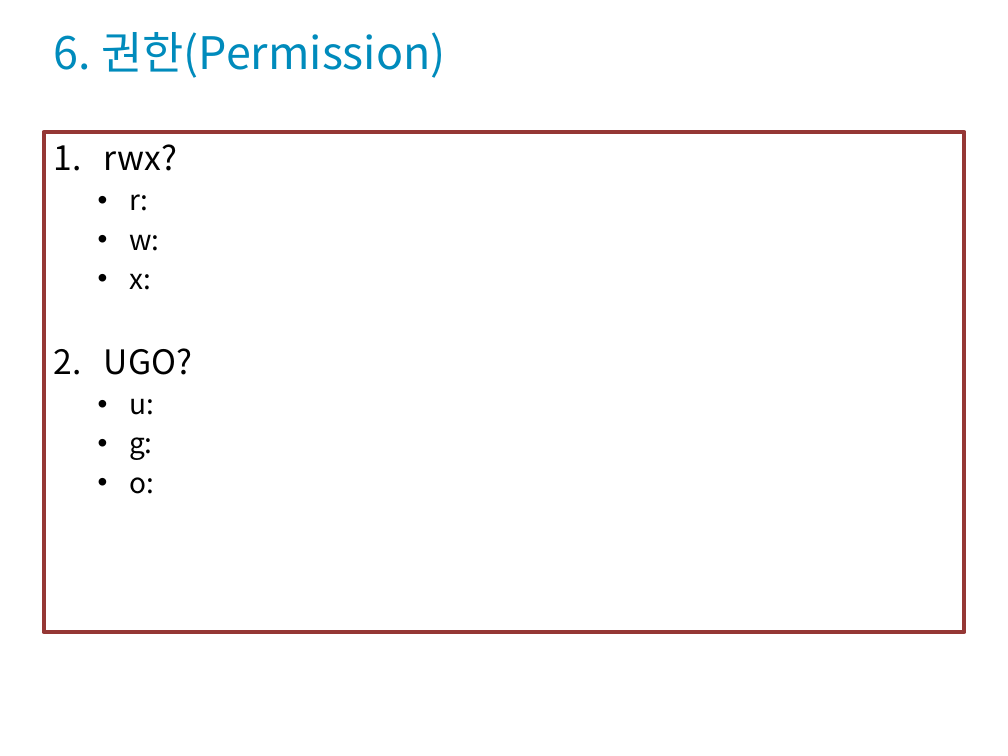
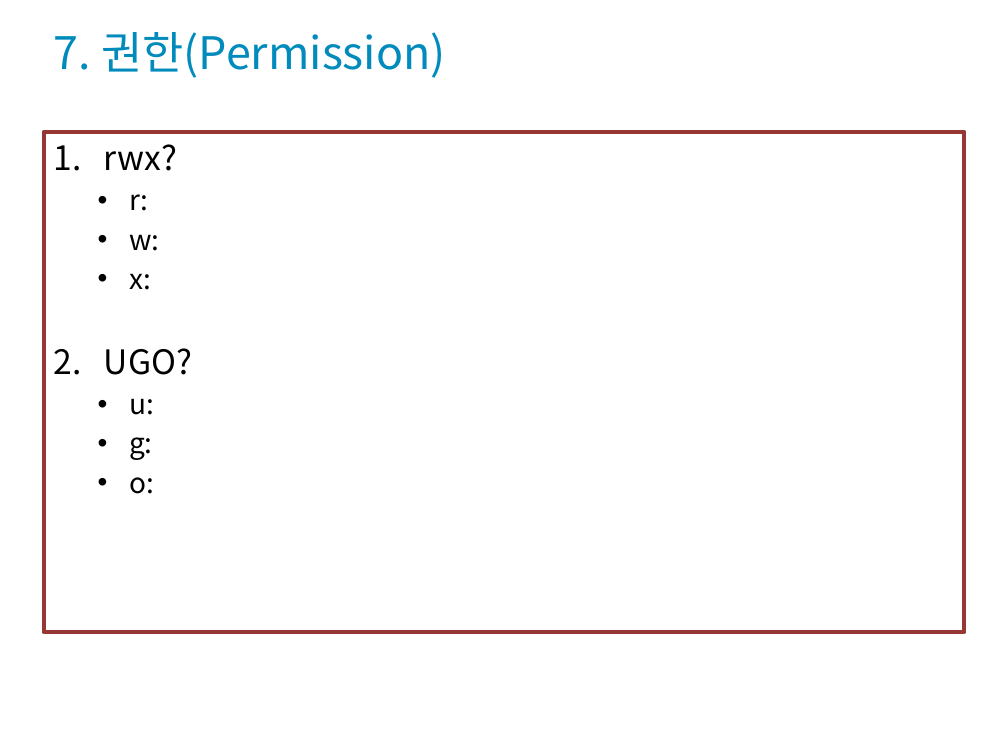
Before and after one commit to codefoolosopher/linuxedu, a slide deck: slide 10 of portfolio/Linux_OS_System_2022_1_s6.pptx (slide 9 before the commit). Drawn at 1008x756 pixels with LibreOffice and Linux fonts; fonts in the diff are those of the drawing; background and template pictures are left out. Boxes give left, top, right and bottom in pixels: in the first picture for what was removed or moved away, otherwise in the second. Text is boxed around its words. In the diff, an @@ line names an element or a change of style, - is before the commit and + after.

```diff
--- a/portfolio/Linux_OS_System_2022_1_s6.pptx
+++ b/portfolio/Linux_OS_System_2022_1_s6.pptx
@@ title at (54, 32, 446, 78): text changed @@
-6. 권한(Permission)
+7. 권한(Permission)
```
Also in this commit, not shown: 7 other slides changed, 2 slides added.
